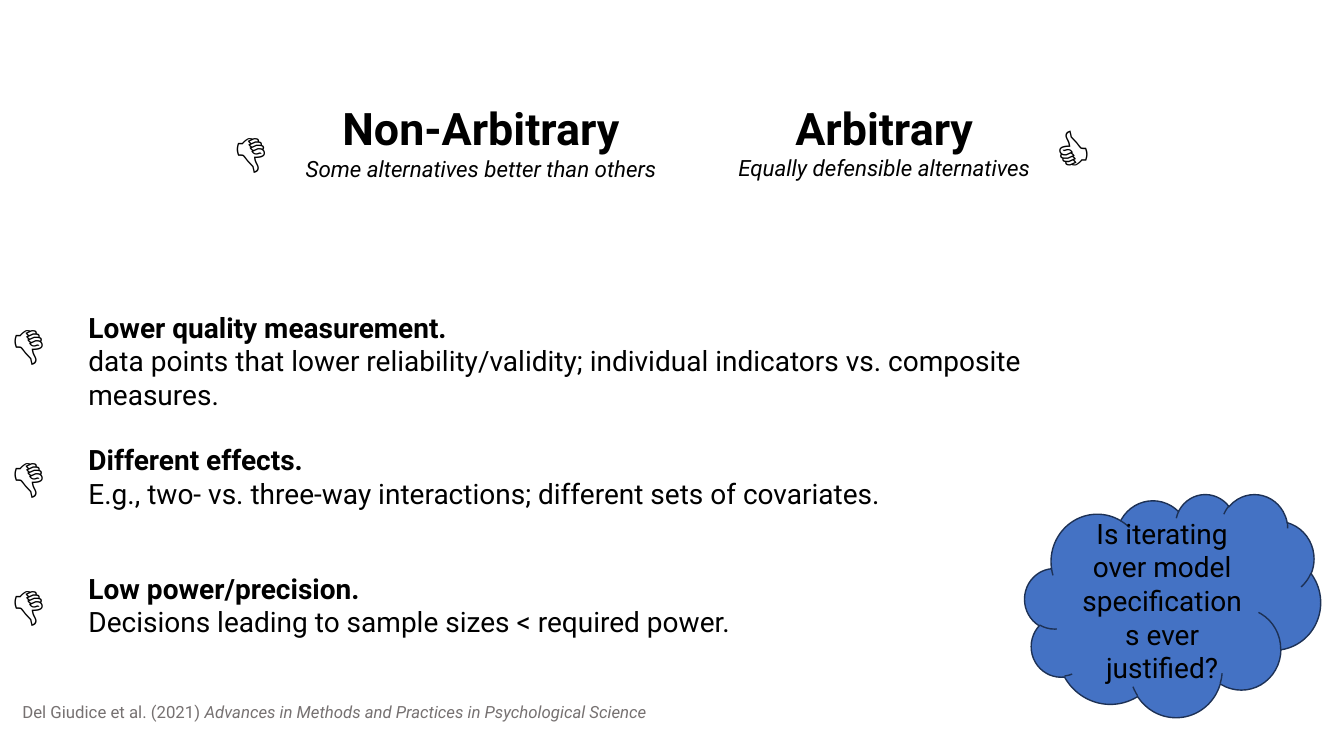
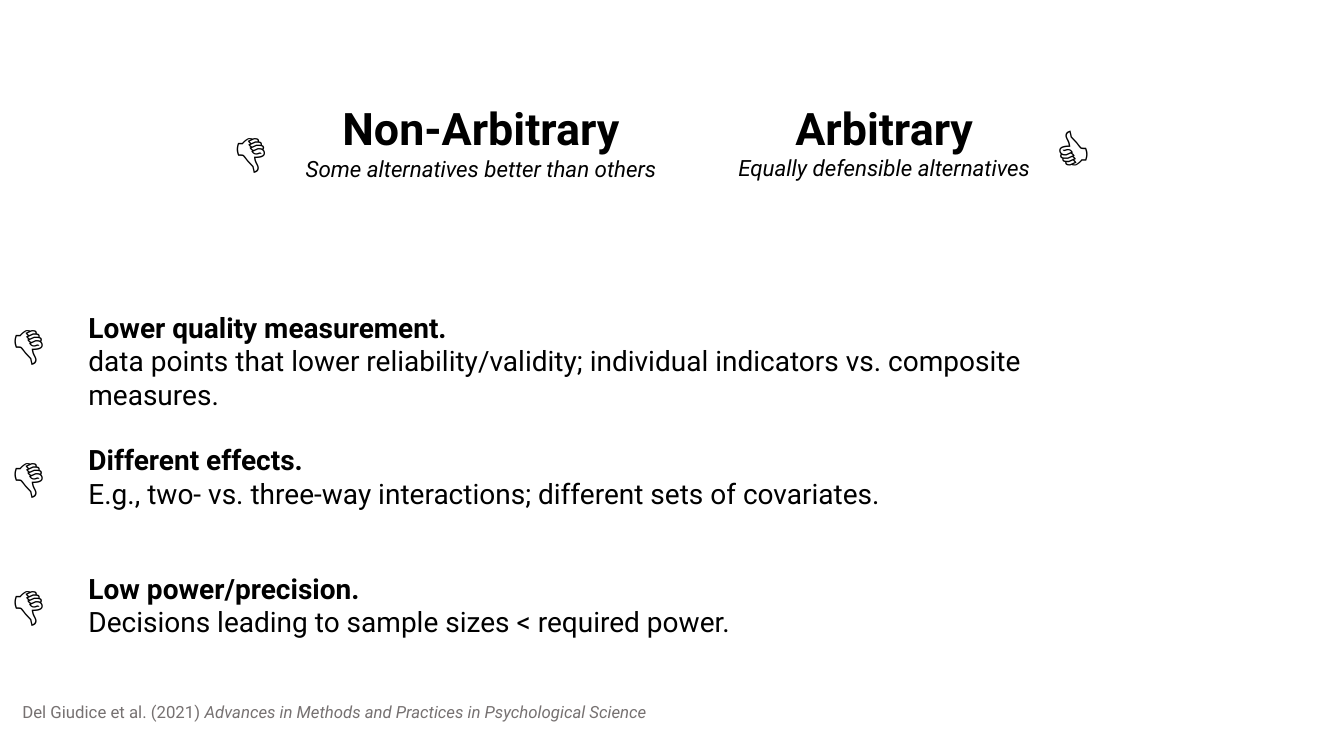
Before and after one commit to StefanVermeent/multiverse-workshop, a slide deck: slide 9 of Stanford_march_2024/intro-to-multiverse.pptx (slide 8 before the commit). Drawn at 1344x756 pixels with LibreOffice and Linux fonts; fonts in the diff are those of the drawing. Boxes give left, top, right and bottom in pixels: in the first picture for what was removed or moved away, otherwise in the second. Text is boxed around its words. In the diff, an @@ line names an element or a change of style, - is before the commit and + after.

```diff
--- a/Stanford_march_2024/intro-to-multiverse.pptx
+++ b/Stanford_march_2024/intro-to-multiverse.pptx
@@ cloud removed at (x1=1025, y1=494, x2=1322, y2=717) @@
-Is iterating over model specifications ever justified?
```
Also in this commit, not shown: 3 other slides changed, 2 slides added, 1 slide removed.
